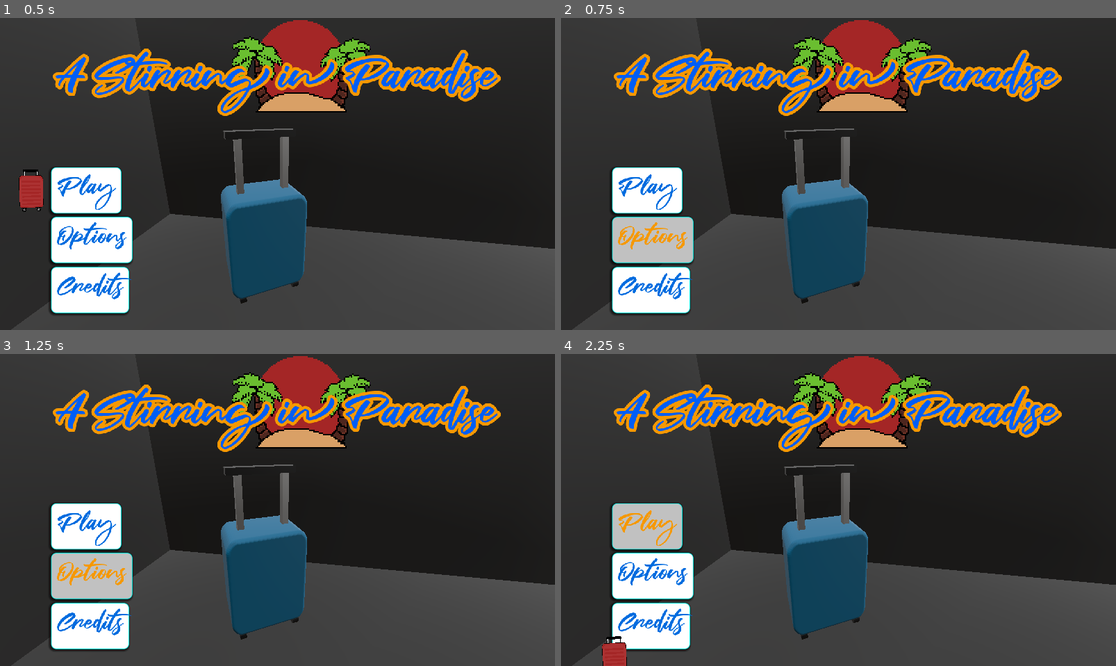
Above: before the commit, frames 1-4 (two rows, left to right).
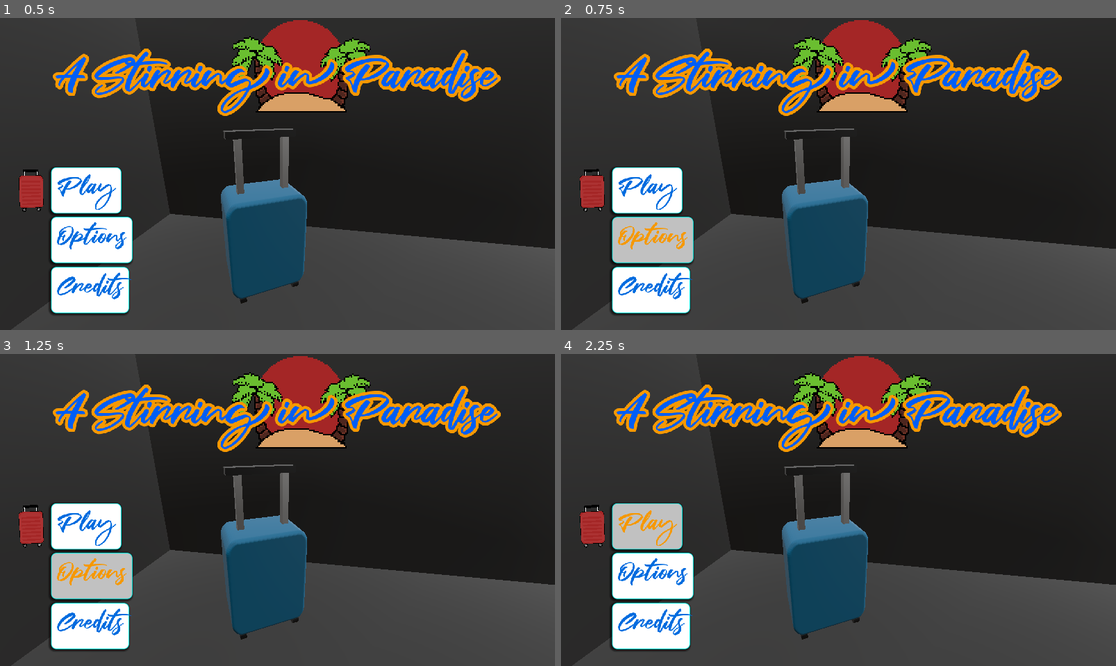
Above: after the commit, the same moments.

Repository: emilyallerdings/gwj81-expedition
Game: Godot game, scene res://Scenes/menu_testing.tscn
The game is run twice, just before and just after one commit, with the same random seed, the same clock (stepped at 60 frames per second) and the same inputs. This scene is started directly instead of the project's main scene.
Inputs:
- Up to frame 1 (0.5 s): no input
- Up to frame 2 (0.75 s): click "Options" at 0.5 s
- Up to frame 3 (1.25 s): no input
- Up to frame 4 (2.25 s): click "Credits" at 1.25 s; click "Play" at 2 s

Frame 1 is identical in both runs. In frame 2, 0.5% of the frame differs, in the area x 3-8%, y 48-63%; in frame 3, 0.5%; in frame 4, 0.8%, in the area x 3-12%, y 48-100%.
Error after the commit: Invalid assignment of property or key 'visible' with value of type 'bool' on a base object of type 'null instance'. (res://Scripts/main_menu.gd:38)

Commit message:
fixed the issue

Diff:
--- a/Scenes/sound_bus.tscn
+++ b/Scenes/sound_bus.tscn
@@ -1,8 +1,12 @@
-[gd_scene load_steps=4 format=3 uid="uid://dqxl7brt3g1wi"]
+[gd_scene load_steps=8 format=3 uid="uid://dqxl7brt3g1wi"]
 
 [ext_resource type="Script" uid="uid://bijmlxakyblxw" path="res://Scripts/sound_bus.gd" id="1_oofcd"]
 [ext_resource type="AudioStream" uid="uid://c3ynucxb1maka" path="res://Sounds/airport_ambience_with_planes.ogg" id="2_otb3e"]
 [ext_resource type="AudioStream" uid="uid://cx1e1cs24em1k" path="res://Sounds/airport_button.ogg" id="3_otb3e"]
+[ext_resource type="AudioStream" uid="uid://bbiieojf6d6te" path="res://Sounds/luggage_rolling.ogg" id="4_yghvr"]
+[ext_resource type="AudioStream" uid="uid://caypbwsrlveqw" path="res://Sounds/click.ogg" id="5_qdc24"]
+[ext_resource type="AudioStream" uid="uid://x0j456glqskj" path="res://Sounds/giant_steps.ogg" id="5_s22cy"]
+[ext_resource type="AudioStream" uid="uid://b132spue567og" path="res://Sounds/whoosh.ogg" id="6_4mo3c"]
 
 [node name="SoundBus" type="Node"]
 script = ExtResource("1_oofcd")
@@ -10,7 +14,34 @@
 [node name="Airport Ambience" type="AudioStreamPlayer" parent="."]
 stream = ExtResource("2_otb3e")
 volume_db = -5.0
+bus = &"SFX"
 
 [node name="Button" type="AudioStreamPlayer" parent="."]
 stream = ExtResource("3_otb3e")
 volume_db = -5.0
+bus = &"SFX"
+
+[node name="Rolling Suitcase" type="AudioStreamPlayer" parent="."]
+stream = ExtResource("4_yghvr")
+volume_db = -5.0
+bus = &"SFX"
+
+[node name="Button Hover Click" type="AudioStreamPlayer" parent="."]
+stream = ExtResource("5_qdc24")
+volume_db = -5.0
+max_polyphony = 10
+bus = &"SFX"
+
+[node name="Whoosh" type="AudioStreamPlayer" parent="."]
+stream = ExtResource("6_4mo3c")
+volume_db = -5.0
+max_polyphony = 10
+bus = &"SFX"
+
+[node name="Song1" type="AudioStreamPlayer" parent="."]
+stream = ExtResource("5_s22cy")
+volume_db = -5.0
+bus = &"Music"
+
+[node name="Song2" type="AudioStreamPlayer" parent="."]
+bus = &"Music"
--- a/Scripts/main_menu.gd
+++ b/Scripts/main_menu.gd
@@ -1,28 +1,110 @@
 extends Node3D
 
-@onready var play = $"Main Menu UI/Play"
-@onready var options = $"Main Menu UI/Options"
-@onready var credits = $"Main Menu UI/Credits"
 @onready var suitecase_sprite = $SuitecaseSprite
 
-func _ready():
+#region menus
+@onready var main_menu_camera = $"Main Menu/Main Menu Camera"
+@onready var main_menu_ui = $"Main Menu/Main Menu UI"
+
+@onready var options_menu_camera = $"Options Menu/Options Menu Camera"
+@onready var options_menu_ui = $"Options Menu/Options Menu UI"
+
+@onready var selection_menu_camera = $"Selection Menu/Selection Menu Camera"
+@onready var selection_menu_ui = $"Selection Menu/Selection Menu UI"
+
+#endregion
+
+#region main menu ui buttons
+@onready var play = $"Main Menu/Main Menu UI/Play"
+@onready var options = $"Main Menu/Main Menu UI/Options"
+@onready var credits = $"Main Menu/Main Menu UI/Credits"
+#endregion
+
+#region options menu ui buttons
+@onready var options_back = $"Options Menu/Options Menu UI/Options Back"
+#endregion
+
+#region selection menu ui buttons
+
+#endregion
+
+var camera_transition := false
+var transition_speed := 5.0
+var from_camera : Camera3D = null
+var to_camera : Camera3D = null
+
+func _ready() -> void:
 	SoundBus.airport_ambience.play()
+	main_menu_ui.visible = true
+	options_menu_ui.visible = false
+	suitecase_sprite.position = Vector2(play.position.x - 50.0, play.position.y + 35.0)
 
+func _process(delta: float) -> void:
+	lerp_camera(delta)
+	pass
 
-func _on_play_pressed():
+func lerp_camera(delta: float) -> void:
+
+	if camera_transition:
+		to_camera.make_current()
+		from_camera.clear_current()
+
+		#TODO Tween the behavior
+		# no idea how to make the camera switch smooth
+		#from_camera.position.slerp(to_camera.position, transition_speed)
+		#from_camera.rotation.slerp(to_camera.rotation, transition_speed)
+		camera_transition = false
+
+func transition_cameras(curr_camera: Camera3D, next_camera: Camera3D) -> void:
+	from_camera = curr_camera
+	to_camera = next_camera
+
+	camera_transition = true
+
+func _on_play_pressed() -> void:
+	SoundBus.button.play()
+	SoundBus.whoosh.play()
+	transition_cameras(main_menu_camera, selection_menu_camera)
+
+	selection_menu_ui.visible = true
+	await get_tree().create_timer(0.5)
+	main_menu_ui.visible = false
+
+func _on_options_pressed() -> void:
+	SoundBus.button.play()
+	SoundBus.whoosh.play()
+	transition_cameras(main_menu_camera, options_menu_camera)
+
+	main_menu_ui.visible = false
+	await get_tree().create_timer(0.5)
+	options_menu_ui.visible = true
+	suitecase_sprite.position = Vector2(options_back.position.x - 50.0, options_back.position.y + 35.0)
+
+func _on_options_back_pressed():
+	SoundBus.button.play()
+	SoundBus.whoosh.play()
+	transition_cameras(options_menu_camera, main_menu_camera)
+
+	options_menu_ui.visible = false
+	await get_tree().create_timer(0.5)
+	main_menu_ui.visible = true
+	suitecase_sprite.position = Vector2(options.position.x - 50.0, options.position.y + 35.0)
+
+func _on_credits_pressed() -> void:
 	SoundBus.button.play()
 
-func _on_options_pressed():
-	SoundBus.button.play()
+func _on_play_mouse_entered() -> void:
+	suitecase_sprite.position = Vector2(play.position.x - 50.0, play.position.y + 35.0)
+	SoundBus.button_hover_click.play()
 
-func _on_credits_pressed():
-	SoundBus.button.play()
+func _on_options_mouse_entered() -> void:
+	suitecase_sprite.position = Vector2(options.position.x - 50.0, options.position.y + 35.0)
+	SoundBus.button_hover_click.play()
 
-func _on_play_mouse_entered():
-	suitecase_sprite.position = play.position + Vector2(-5.0, play.position.y)
+func _on_credits_mouse_entered() -> void:
+	suitecase_sprite.position = Vector2(credits.position.x - 50.0, credits.position.y + 35.0)
+	SoundBus.button_hover_click.play()
 
-func _on_options_mouse_entered():
-	suitecase_sprite.position = options.position + Vector2(-5.0, options.position.y)
-
-func _on_credits_mouse_entered():
-	suitecase_sprite.position = credits.position + Vector2(-5.0, credits.position.y)
+func _on_options_back_mouse_entered() -> void:
+	SoundBus.button_hover_click.play()
+	suitecase_sprite.position = Vector2(options_back.position.x - 50.0, options_back.position.y + 35.0)
--- a/Scripts/sound_bus.gd
+++ b/Scripts/sound_bus.gd
@@ -1,4 +1,15 @@
 extends Node
 
+#region sfx
 @onready var airport_ambience = $"Airport Ambience"
 @onready var button = $Button
+@onready var rolling_suitcase = $"Rolling Suitcase"
+@onready var button_hover_click = $"Button Hover Click"
+@onready var whoosh = $Whoosh
+
+#endregion
+
+#region music
+@onready var song_1 = $Song1
+
+#endregion
--- /dev/null
+++ b/Sounds/default_bus_layout.tres
@@ -0,0 +1,20 @@
+[gd_resource type="AudioBusLayout" load_steps=2 format=3 uid="uid://bxvm5hykc4ryj"]
+
+[sub_resource type="AudioEffectStereoEnhance" id="AudioEffectStereoEnhance_j3pel"]
+resource_name = "StereoEnhance"
+
+[resource]
+bus/1/name = &"SFX"
+bus/1/solo = false
+bus/1/mute = false
+bus/1/bypass_fx = false
+bus/1/volume_db = 0.0
+bus/1/send = &"Master"
+bus/2/name = &"Music"
+bus/2/solo = false
+bus/2/mute = false
+bus/2/bypass_fx = false
+bus/2/volume_db = 0.0
+bus/2/send = &"Master"
+bus/2/effect/0/effect = SubResource("AudioEffectStereoEnhance_j3pel")
+bus/2/effect/0/enabled = true
Not shown: 1 places in Scenes/main.tscn that only renumber resources
Not shown: 1 places in Scenes/main_menu.tscn that only renumber resources
Not shown: 1 places in Scenes/player.tscn that only renumber resources
Not shown, added: Sounds/click.ogg.import
Not shown, added: Sounds/giant_steps.ogg.import
Not shown, added: Sounds/luggage_rolling.ogg.import
Not shown, added: Sounds/whoosh.ogg.import
Binary file added: UI Assets/PNG/Blue/Double/arrow_basic_e.png
Not shown, added: UI Assets/PNG/Blue/Double/arrow_basic_e.png.import
Binary file added: UI Assets/PNG/Blue/Double/arrow_basic_e_small.png
Not shown, added: UI Assets/PNG/Blue/Double/arrow_basic_e_small.png.import
Binary file added: UI Assets/PNG/Blue/Double/arrow_basic_n.png
(and 867 more such lines)
